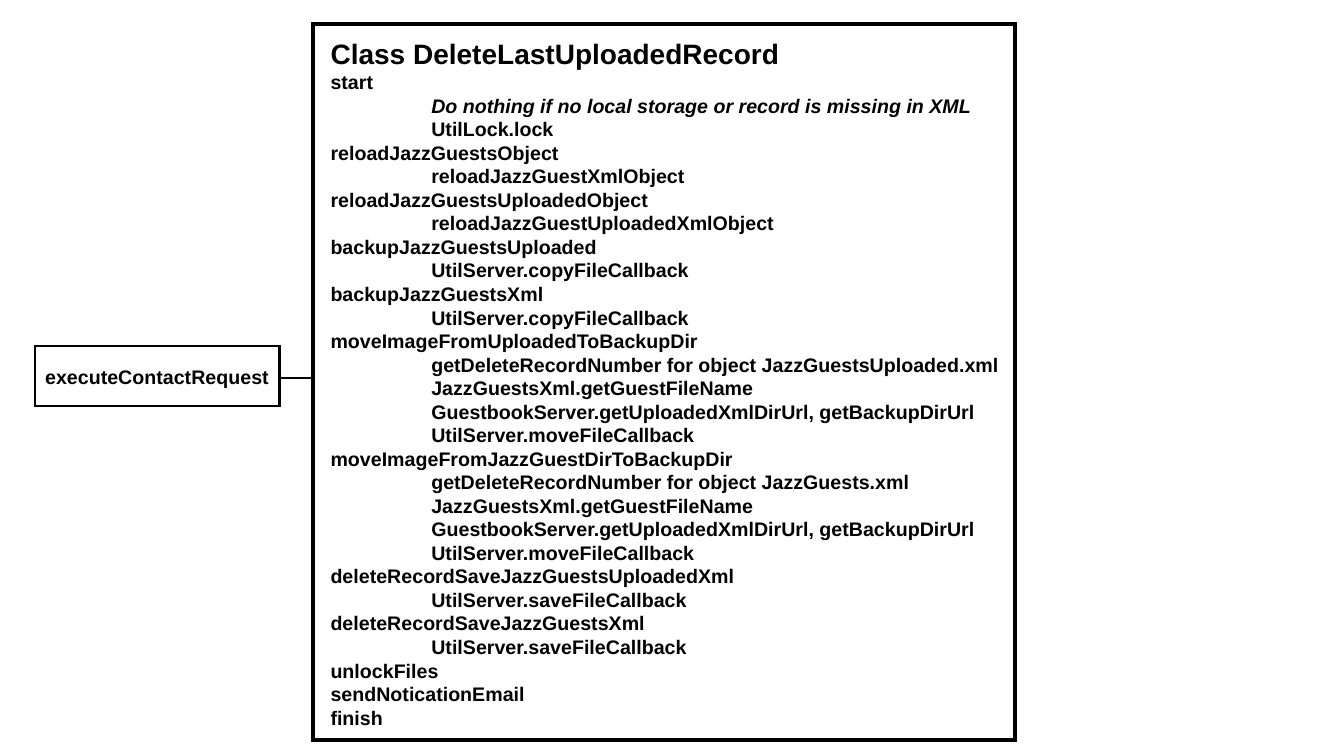
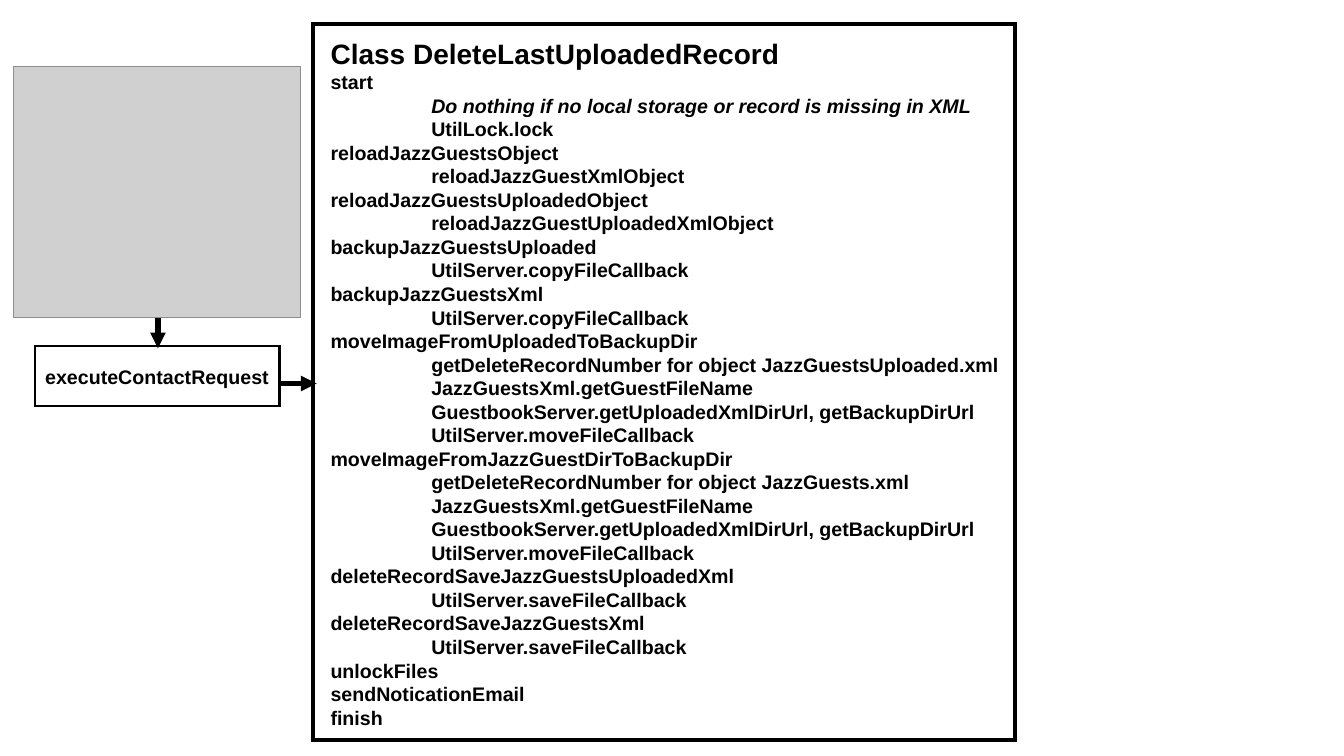
Before and after one commit to JazzLiveAarau/WwwGuestbook, a slide deck: slide 10 of Description/JazzGuestsUpload.pptx (slide 8 before the commit). Drawn at 1344x756 pixels with LibreOffice and Linux fonts; fonts in the diff are those of the drawing; grey boxes stand for pictures. Boxes give left, top, right and bottom in pixels: in the first picture for what was removed or moved away, otherwise in the second. Text is boxed around its words. In the diff, an @@ line names an element or a change of style, - is before the commit and + after.

```diff
--- a/Description/JazzGuestsUpload.pptx
+++ b/Description/JazzGuestsUpload.pptx
@@ picture added at (x1=13, y1=67, x2=300, y2=318) @@
@@ arrow added from (158, 318) to (158, 349), #000000 3.75 pt @@
@@ line moved from (313, 378) - (279, 378) to (279, 383) - (317, 383) @@
@@ line (279, 383) - (317, 383): line to arrow; stroke #000000 1.25 pt to #000000 3.75 pt @@
```
Also in this commit, not shown: 2 slides added, 3 other files.
